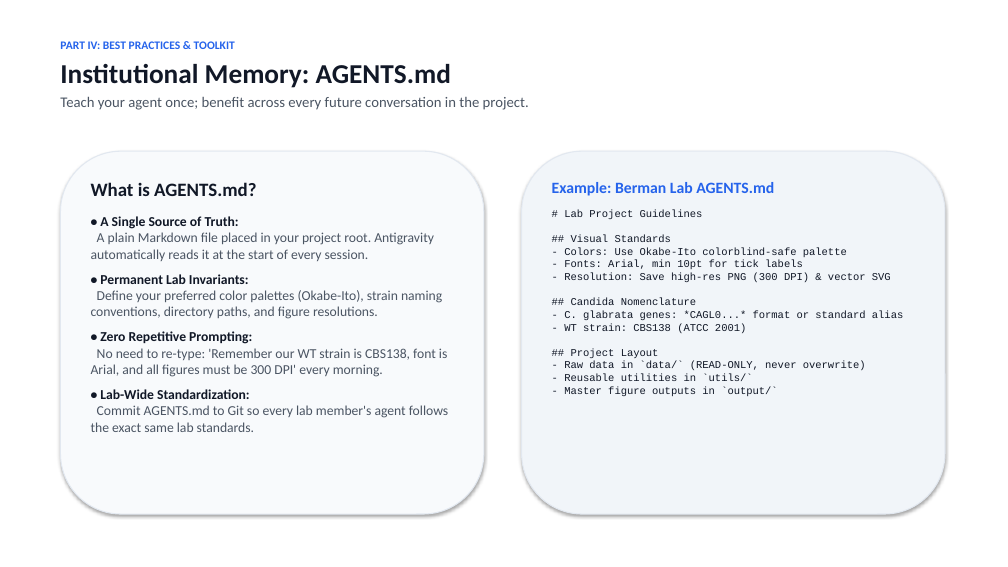
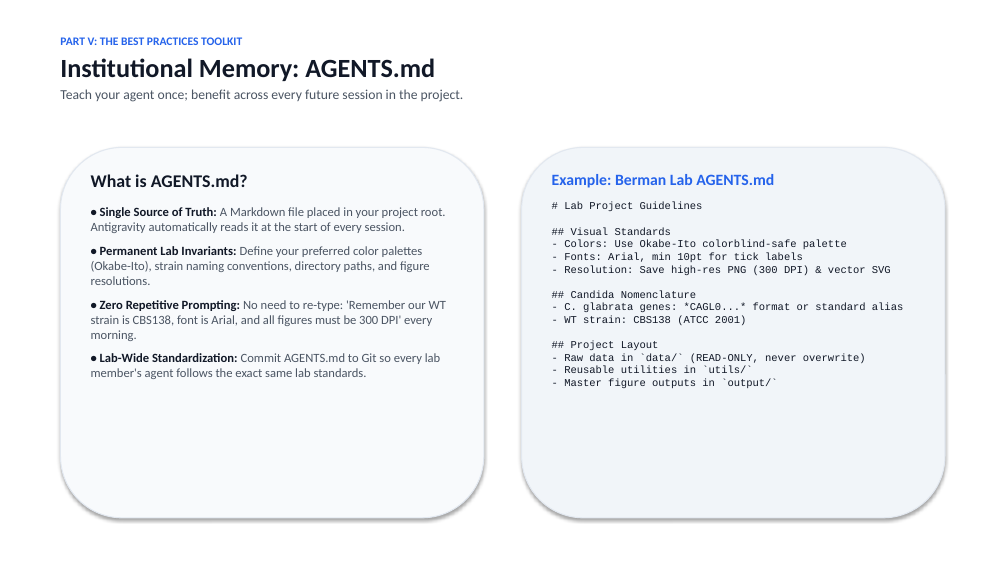
Before and after one commit to berman-lab/antigravity-intoduction-presentation, a slide deck: slide 19 of antigravity_lab_presentation.pptx (slide 13 before the commit). Drawn at 1008x567 pixels with LibreOffice and Linux fonts; fonts in the diff are those of the drawing. Boxes give left, top, right and bottom in pixels: in the first picture for what was removed or moved away, otherwise in the second. Text is boxed around its words. In the diff, an @@ line names an element or a change of style, - is before the commit and + after.

```diff
--- a/antigravity_lab_presentation.pptx
+++ b/antigravity_lab_presentation.pptx
@@ text at (60, 37, 242, 45): text changed @@
-PART IV: BEST PRACTICES & TOOLKIT
+PART V: THE BEST PRACTICES TOOLKIT
@@ text at (60, 58, 435, 81): size 26 to 25 pt in "Institutional Memory: AGENTS.md" @@
@@ text at (60, 89, 464, 102): text changed; size 14 to 13 pt @@
-Teach your agent once; benefit across every future conversation in the project.
+Teach your agent once; benefit across every future session in the project.
@@ rounded rectangle: place and size @@
-rounded rectangle at (60, 151, 484, 514)
+rounded rectangle at (60, 147, 484, 518)
@@ rounded rectangle: place and size @@
-rounded rectangle at (522, 151, 945, 514)
+rounded rectangle at (522, 147, 945, 518)
@@ text "What is AGENTS.md?": place and size @@
-text "What is AGENTS.md?" at (91, 182, 448, 432)
+text "What is AGENTS.md?" at (91, 174, 446, 379)
@@ text at (91, 174, 446, 379): size 18 to 17 pt in "What is AGENTS.md?"; size 13 to 12 pt in "• Permanent Lab Invariants: Define your preferred ...", "• Zero Repetitive Prompting: No need to ...", "• Lab-Wide Standardization: Commit AGENTS.md to Git ..." @@
@@ text "Example: Berman Lab AGENTS.md": place and size @@
-text "Example: Berman Lab AGENTS.md" at (552, 182, 903, 396)
+text "Example: Berman Lab AGENTS.md" at (552, 174, 903, 388)
@@ text at (91, 207, 446, 233): text changed; size 13 to 12 pt @@
-• A Single Source of Truth:
-A plain Markdown file placed in your project root. Antigravity automatically reads it at the start of every session.
+• Single Source of Truth: A Markdown file placed in your project root. Antigravity automatically reads it at the start of every session.
```
Also in this commit, not shown: 10 other slides changed, 17 slides added, 7 slides removed, 1 other file.
